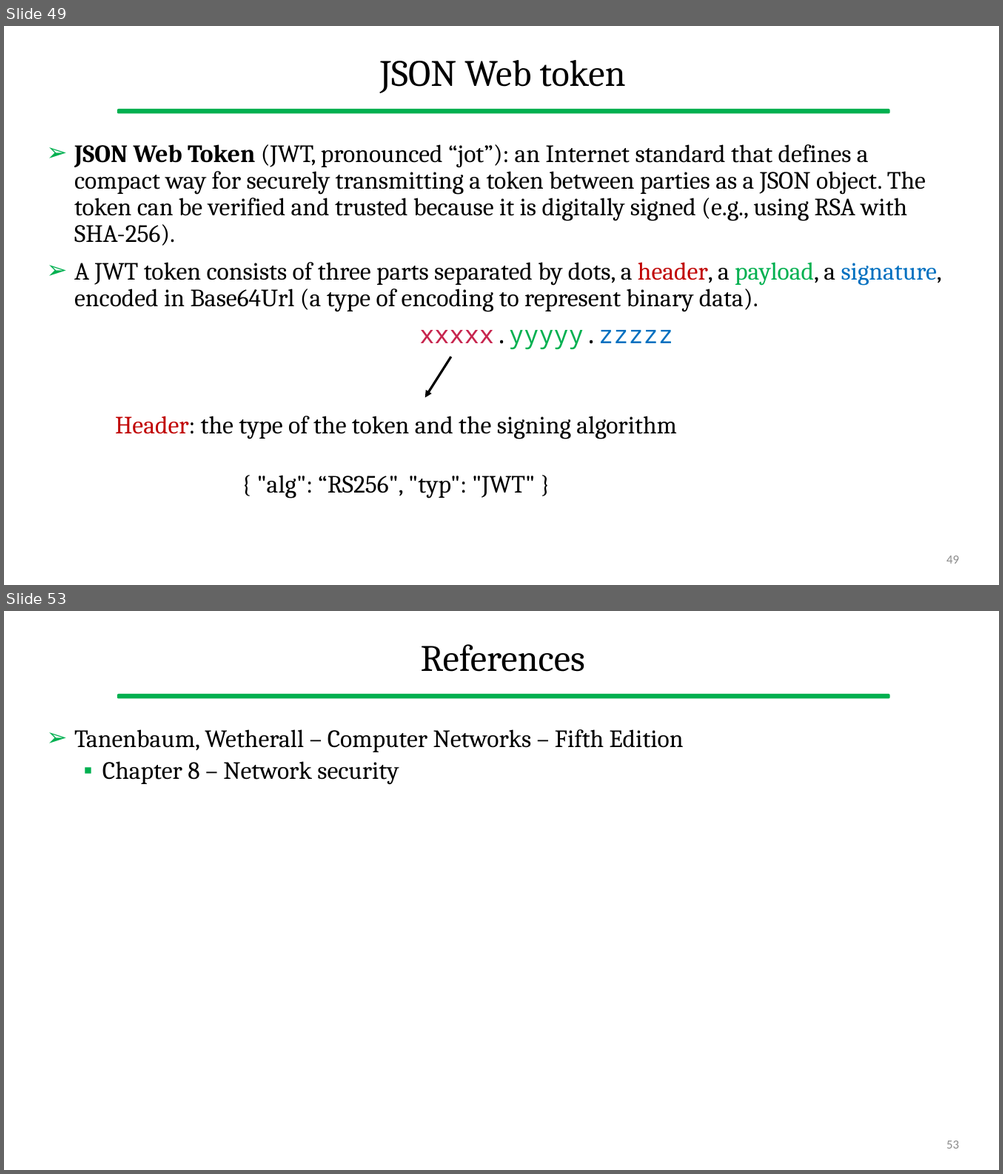
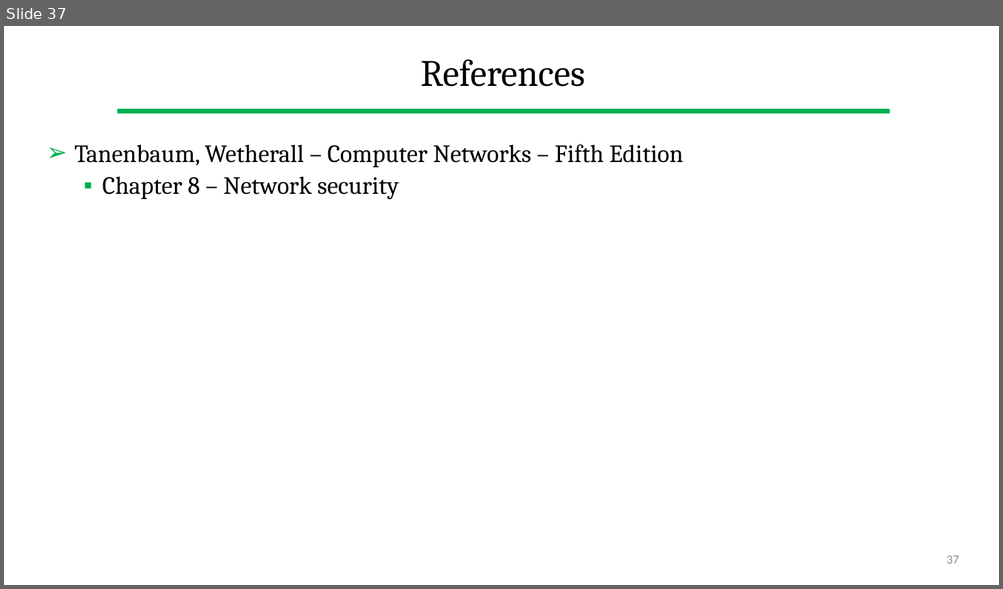
Before and after one commit to gcappon/bwthw, a slide deck: theory_08-elements_of_network_security/theory_08-elements_of_network_security.pptx. Shown one above the other, each under a label of ours: slides 49 and 53 before the commit, slide 37 after it; the slides between them are not shown. The pictures are 1003x1174 and 1003x589 pixels, drawn with LibreOffice and Linux fonts; fonts in the diff are those of the drawing. Boxes give left, top, right and bottom in pixels: in the first picture for what was removed or moved away, otherwise in the second. Text is boxed around its words. In the diff, an @@ line names an element or a change of style, - is before the commit and + after.

```diff
--- a/theory_08-elements_of_network_security/theory_08-elements_of_network_security.pptx
+++ b/theory_08-elements_of_network_security/theory_08-elements_of_network_security.pptx
@@ slide 49 removed at bbox=[4, 26, 999, 585], background #FFFFFF; not listed: 1 template element that a slide beside it also shows @@
@@ title removed at bbox=[380, 60, 626, 93] @@
-JSON Web token
@@ text removed at bbox=[74, 144, 942, 350] @@
-➢ JSON Web Token (JWT, pronounced “jot”): an Internet standard that defines a compact way for securely transmitting a token between parties as a JSON object. The token can be verified and trusted because it is digitally signed (e.g., using RSA with SHA-256).
-➢ A JWT token consists of three parts separated by dots, a header, a payload, a signature, encoded in Base64Url (a type of encoding to represent binary data).
-xxxxx.yyyyy.zzzzz
@@ arrow removed from (451, 358) to (425, 398) @@
@@ text removed at bbox=[115, 416, 677, 499] @@
-Header: the type of the token and the signing algorithm
-{ "alg": “RS256", "typ": "JWT" }
@@ page number removed at bbox=[946, 556, 959, 564] @@
-49
@@ what was slide 53 is now slide 37 @@
@@ page number at bbox=[946, 556, 959, 564]: text changed @@
-53
+37
```
Also in this commit, not shown: 3 slides changed, 15 other slides removed, 9 other files.
